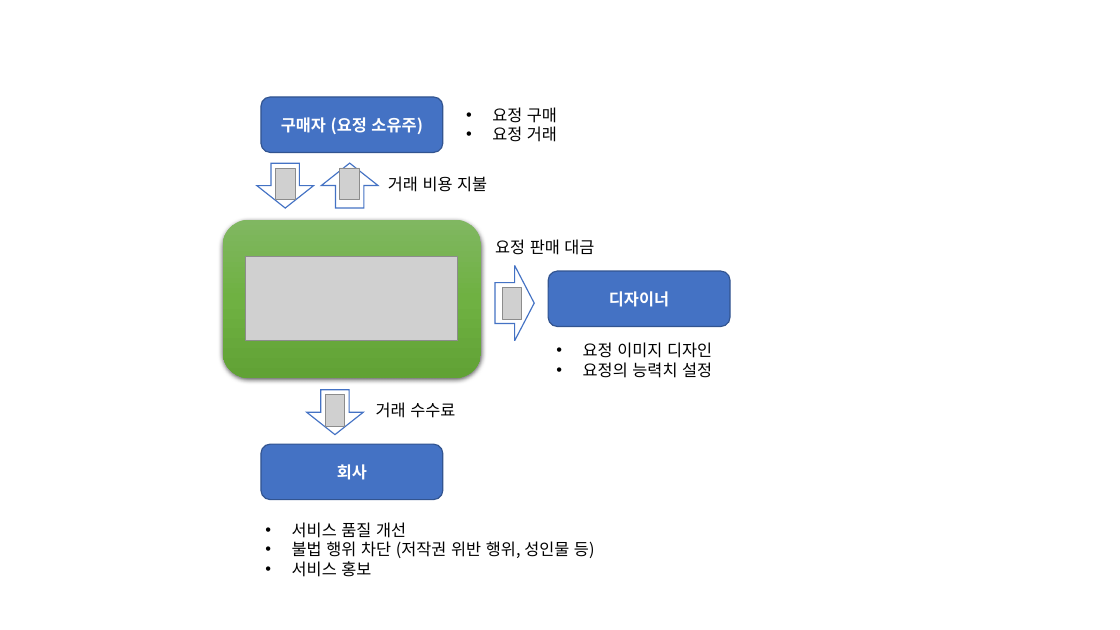
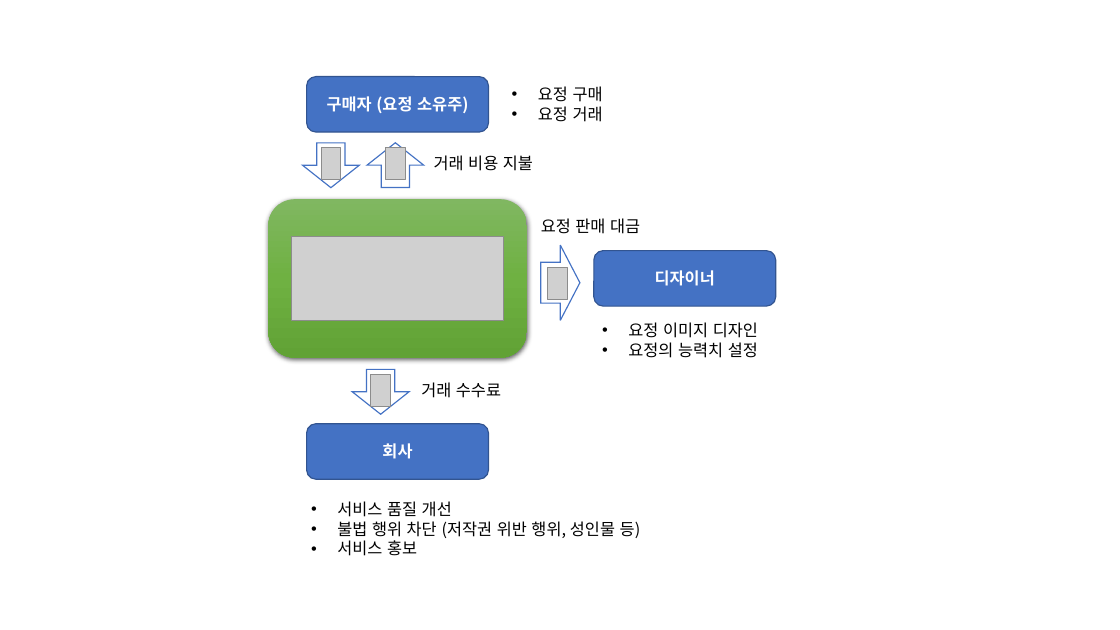
Before and after one commit to Hanul/EtherFairy, a slide deck: slide 10 of 기획서.pptx. Drawn at 1120x630 pixels with LibreOffice and Linux fonts; fonts in the diff are those of the drawing; grey boxes stand for pictures. Boxes give left, top, right and bottom in pixels: in the first picture for what was removed or moved away, otherwise in the second. Text is boxed around its words. In the diff, an @@ line names an element or a change of style, - is before the commit and + after.

```diff
--- a/기획서.pptx
+++ b/기획서.pptx
@@ 6 texts, 5 pictures, 4 rounded rectangles, 3 down arrows, 1 right arrow: place and size @@
-6 texts, 5 pictures, 4 rounded rectangles, 3 down arrows, 1 right arrow at bbox=[223, 97, 731, 577]
+6 texts, 5 pictures, 4 rounded rectangles, 3 down arrows, 1 right arrow at bbox=[268, 76, 776, 556]
```
Also in this commit, not shown: 2 other slides changed, 1 slide added, 1 other file.
